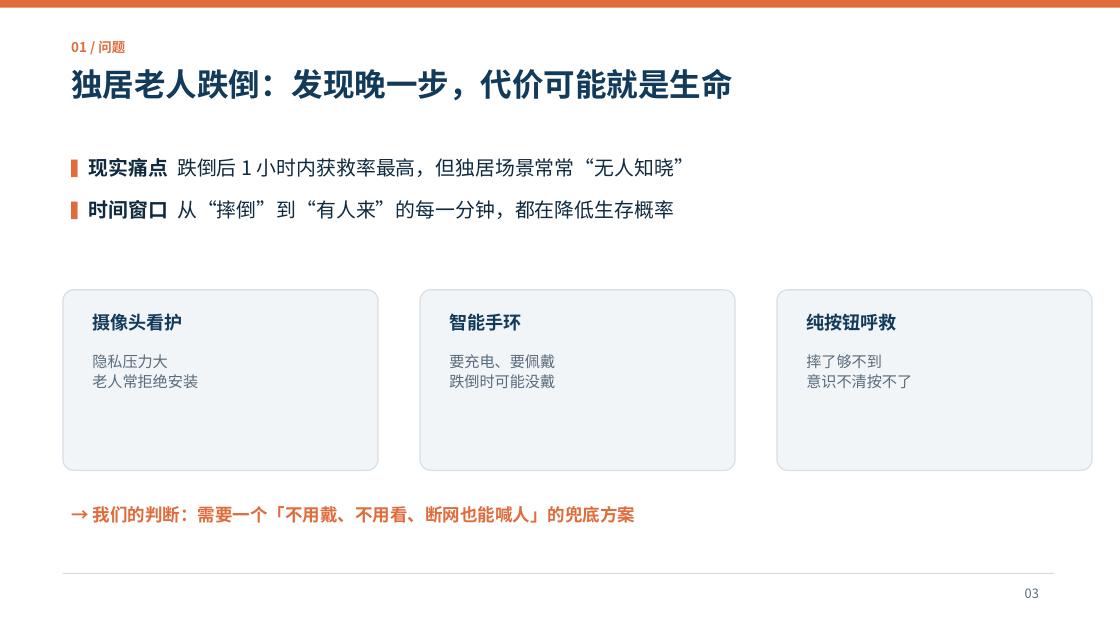
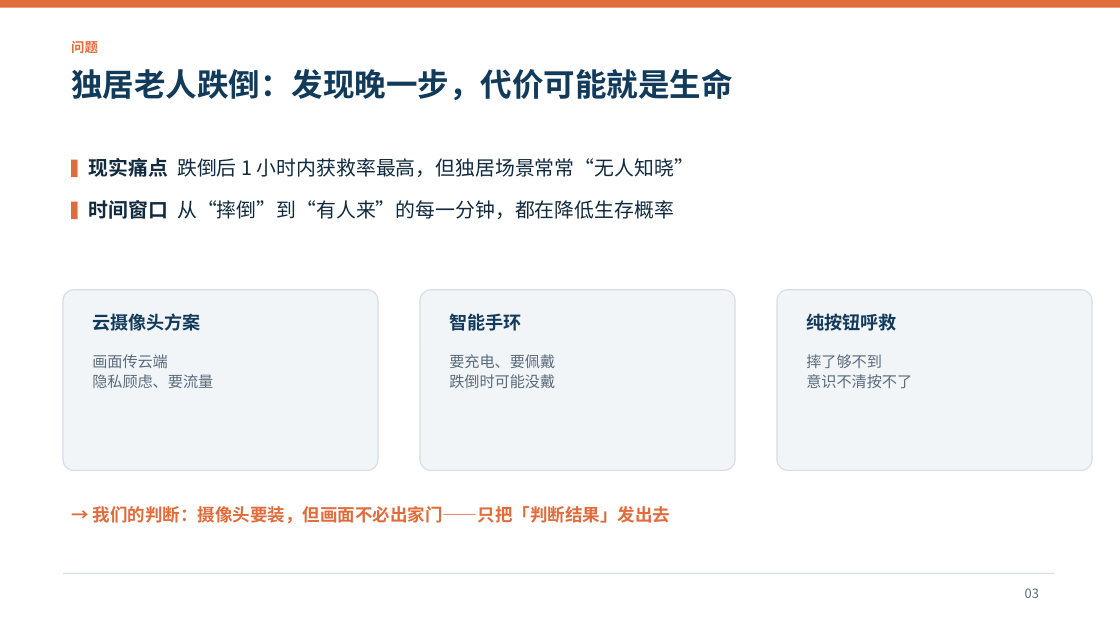
Before and after one commit to Maxsunset/SilverGuard, a slide deck: slide 3 of SilverGuard/docs/SilverGuard_答辩_设计思路与亮点.pptx. Drawn at 1120x630 pixels with LibreOffice and Linux fonts; fonts in the diff are those of the drawing. Boxes give left, top, right and bottom in pixels: in the first picture for what was removed or moved away, otherwise in the second. Text is boxed around its words. In the diff, an @@ line names an element or a change of style, - is before the commit and + after.

```diff
--- a/SilverGuard/docs/SilverGuard_答辩_设计思路与亮点.pptx
+++ b/SilverGuard/docs/SilverGuard_答辩_设计思路与亮点.pptx
@@ text at (x1=71, y1=41, x2=98, y2=53): text changed @@
-01 / 问题
+问题
@@ text at (x1=92, y1=313, x2=200, y2=331): text changed @@
-摄像头看护
+云摄像头方案
@@ text at (x1=92, y1=354, x2=213, y2=388): text changed @@
-隐私压力大
-老人常拒绝安装
+画面传云端
+隐私顾虑、要流量
@@ text at (x1=93, y1=506, x2=670, y2=523): text changed @@
-→ 我们的判断：需要一个「不用戴、不用看、断网也能喊人」的兜底方案
+→ 我们的判断：摄像头要装，但画面不必出家门——只把「判断结果」发出去
```
Also in this commit, not shown: 12 other slides changed, 1 slide added.
